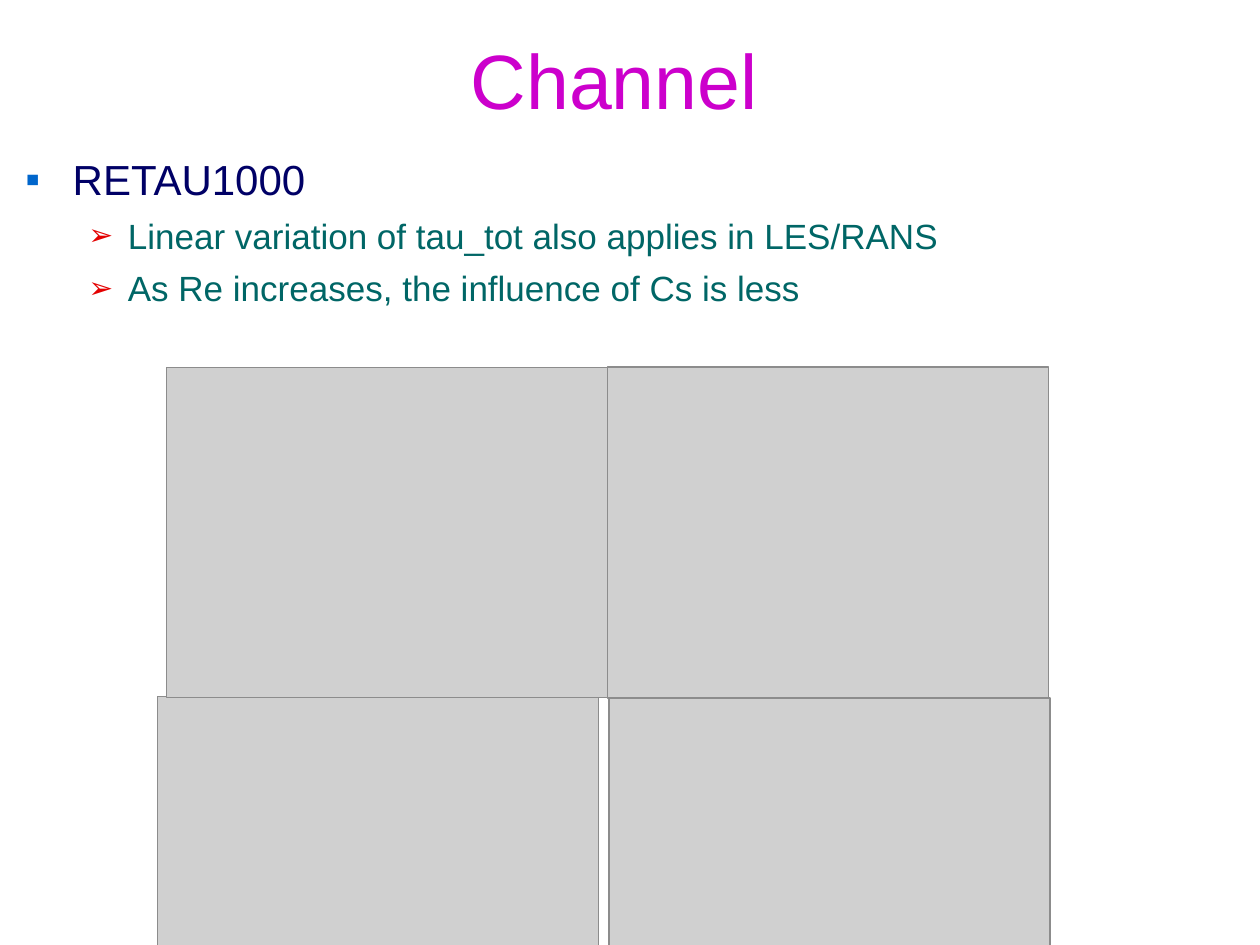
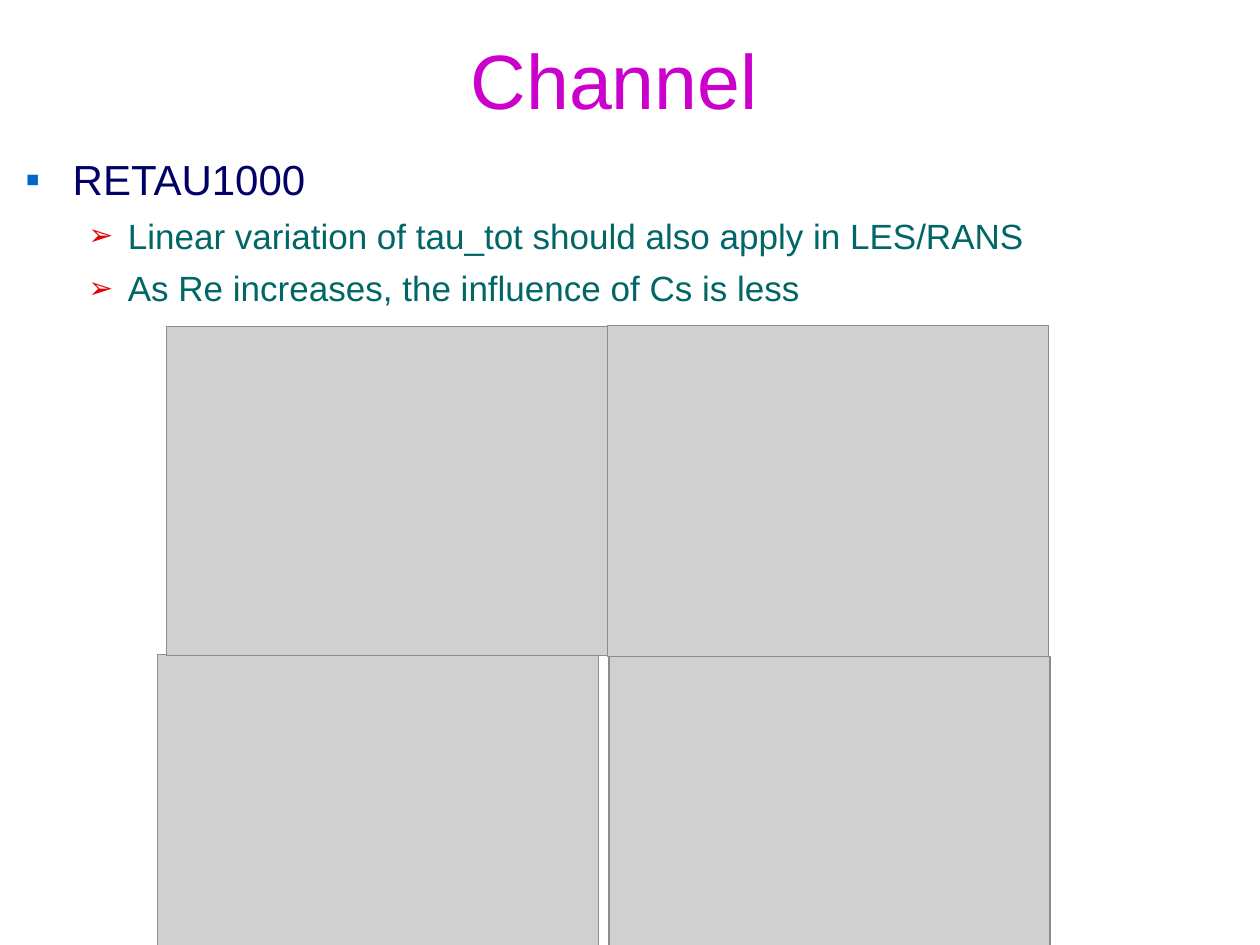
Before and after one commit to federicoVerolini/CaLES, a slide deck: slide 17 of docs/vv.pptx (slide 15 before the commit). Drawn at 1260x945 pixels with LibreOffice and Linux fonts; fonts in the diff are those of the drawing; grey boxes stand for pictures; background and template pictures are left out. Boxes give left, top, right and bottom in pixels: in the first picture for what was removed or moved away, otherwise in the second. Text is boxed around its words. In the diff, an @@ line names an element or a change of style, - is before the commit and + after.

```diff
--- a/docs/vv.pptx
+++ b/docs/vv.pptx
@@ text at (x1=128, y1=223, x2=1023, y2=256): text changed @@
-  ➢ Linear variation of tau_tot also applies in LES/RANS
+  ➢ Linear variation of tau_tot should also apply in LES/RANS
@@ 4 pictures moved together from (x1=158, y1=367, x2=1050, y2=945) to (x1=158, y1=325, x2=1050, y2=945) @@
```
Also in this commit, not shown: 2 other slides changed, 3 slides added, 4 other files.
